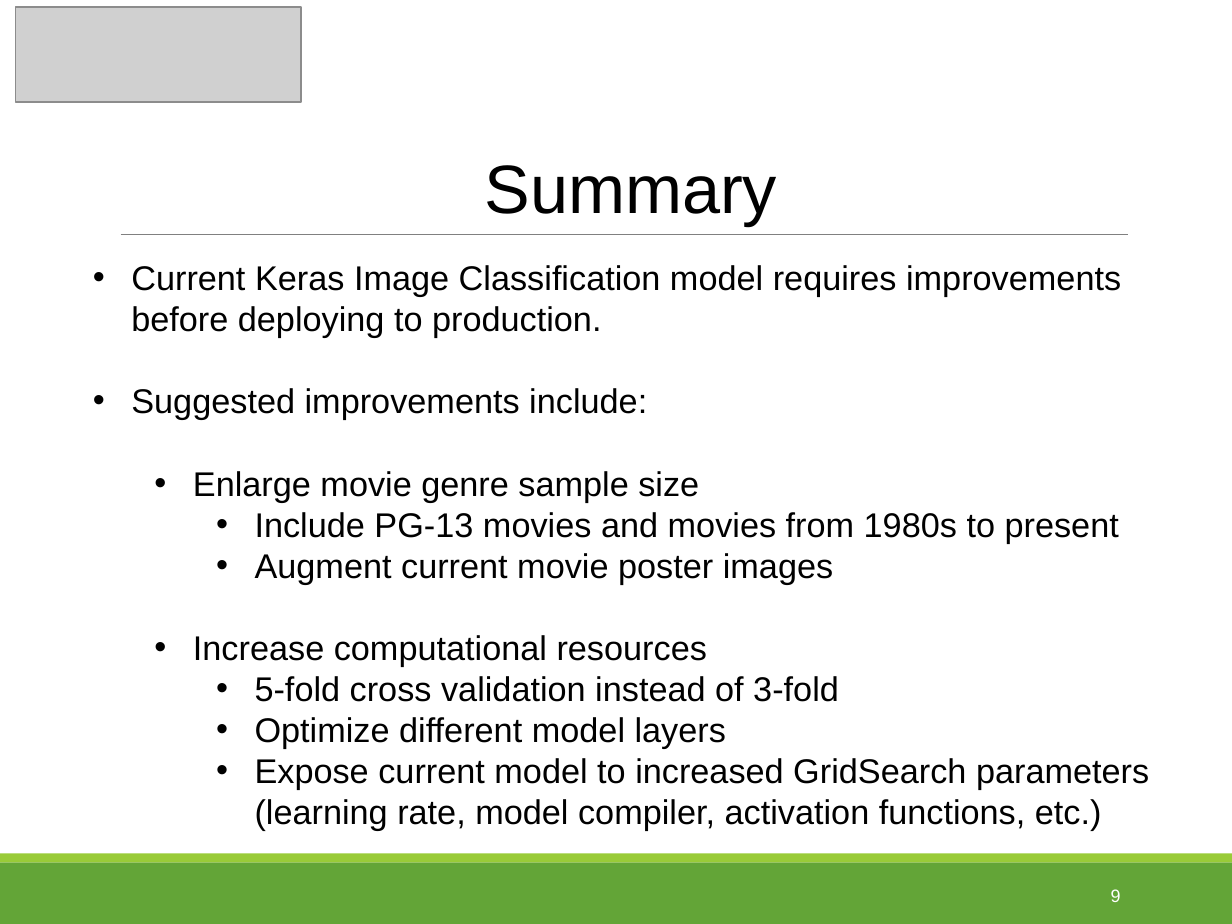
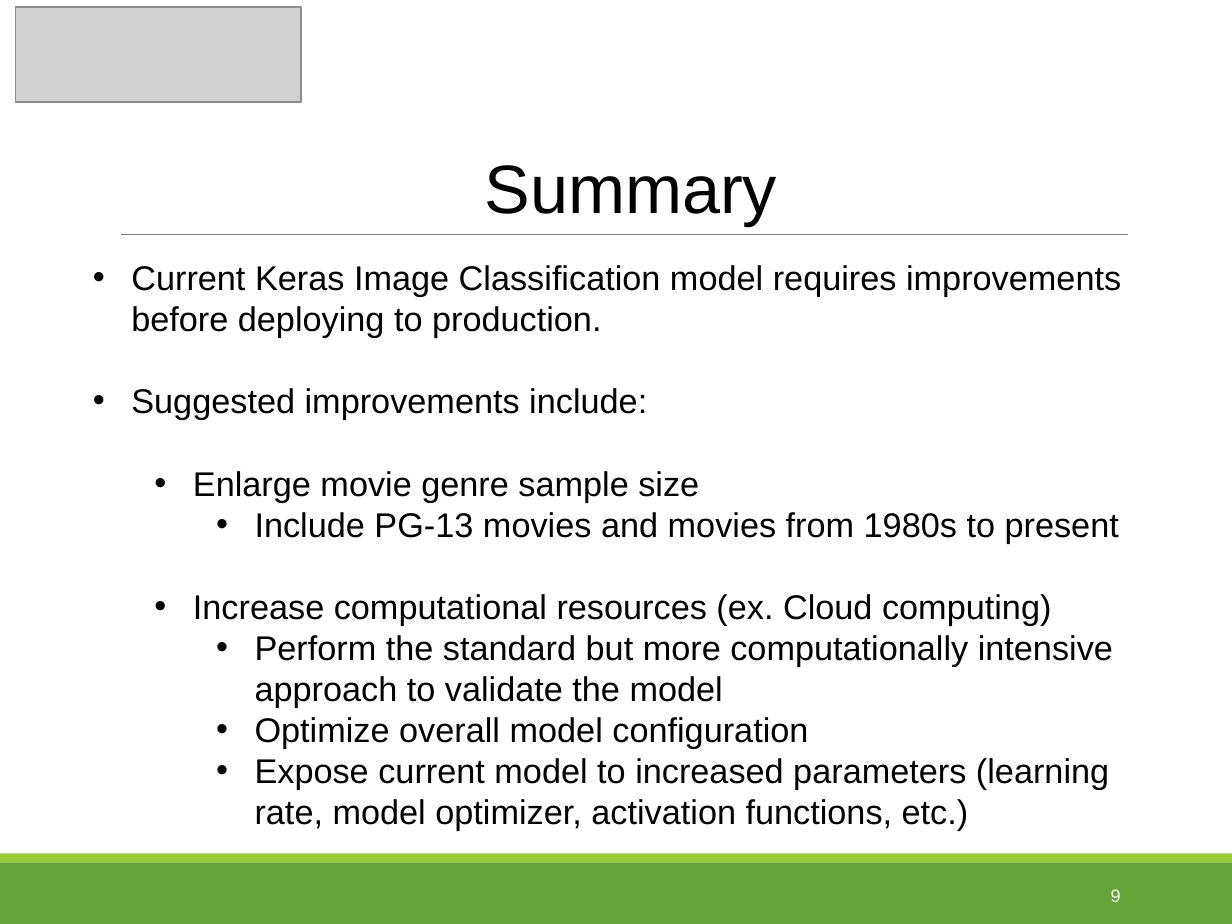
Before and after one commit to tpoozhikala/IMDB_Classification, a slide deck: slide 9 of 6_Documentation/IMDb_Classification_Presentation.pptx. Drawn at 1232x924 pixels with LibreOffice and Linux fonts; fonts in the diff are those of the drawing; grey boxes stand for pictures. Boxes give left, top, right and bottom in pixels: in the first picture for what was removed or moved away, otherwise in the second. Text is boxed around its words. In the diff, an @@ line names an element or a change of style, - is before the commit and + after.

```diff
--- a/6_Documentation/IMDb_Classification_Presentation.pptx
+++ b/6_Documentation/IMDb_Classification_Presentation.pptx
@@ text at [193, 594, 1113, 831]: text changed @@
-    • Augment current movie poster images
-  • Increase computational resources
-    • 5-fold cross validation instead of 3-fold
-    • Optimize different model layers
-    • Expose current model to increased GridSearch parameters (learning rate, model compiler, activation functions, etc.)
+  • Increase computational resources (ex. Cloud computing)
+    • Perform the standard but more computationally intensive approach to validate the model
+    • Optimize overall model configuration
+    • Expose current model to increased parameters (learning rate, model optimizer, activation functions, etc.)
```
Also in this commit, not shown: 6 other slides changed, 2 other files.
